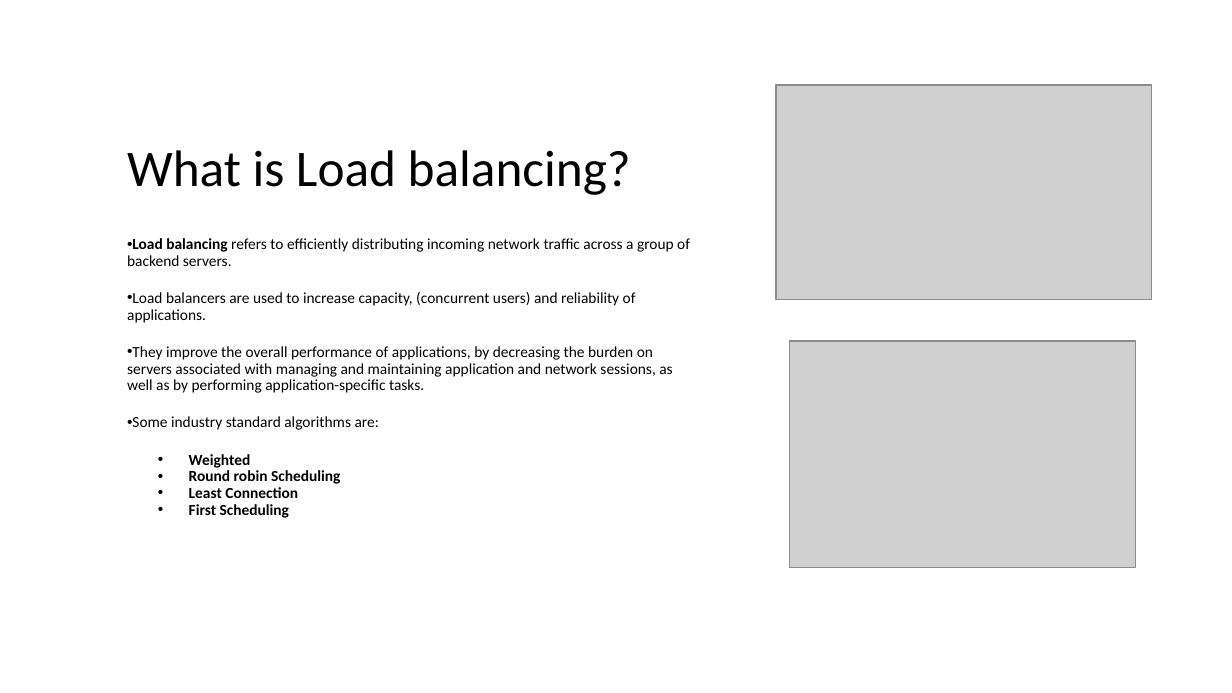
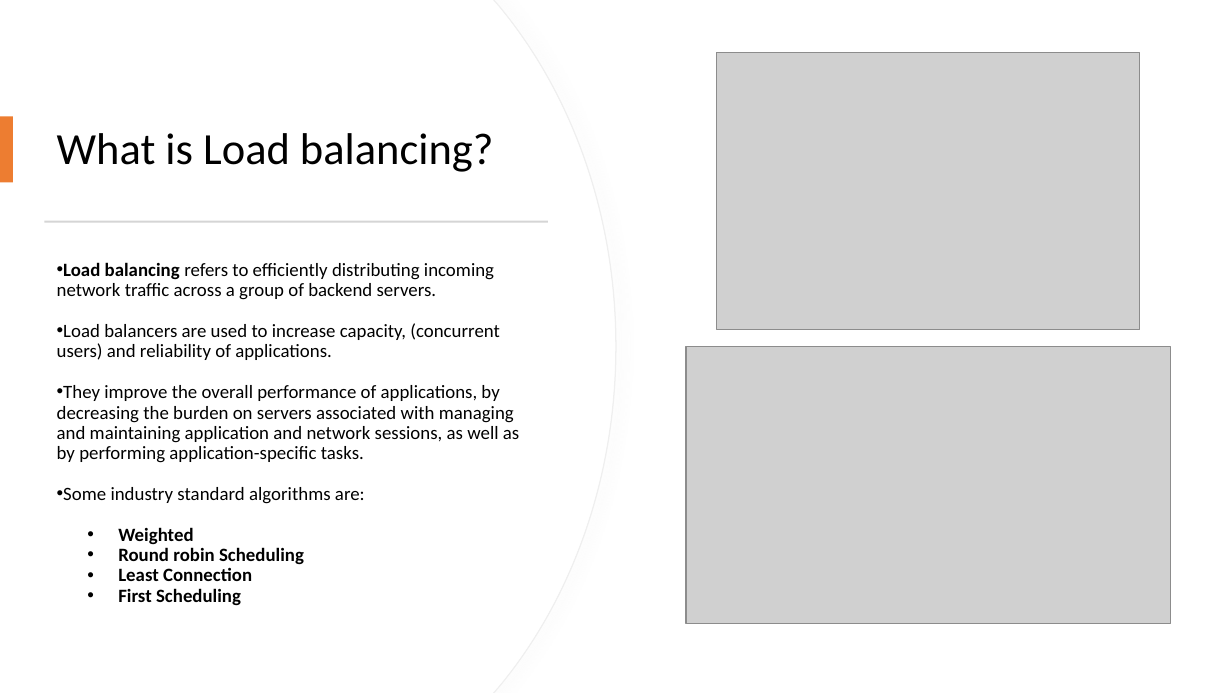
Before and after one commit to IlyaChakun/aws-iba-courses, a slide deck: slide 2 of lecture-materials/Compute/3-elb-asg/ELB.pptx. Drawn at 1232x693 pixels with LibreOffice and Linux fonts; fonts in the diff are those of the drawing; grey boxes stand for pictures. Boxes give left, top, right and bottom in pixels: in the first picture for what was removed or moved away, otherwise in the second. Text is boxed around its words. In the diff, an @@ line names an element or a change of style, - is before the commit and + after.

```diff
--- a/lecture-materials/Compute/3-elb-asg/ELB.pptx
+++ b/lecture-materials/Compute/3-elb-asg/ELB.pptx
@@ freeform shape added at bbox=[0, 0, 616, 692], fill #FFFFFF, outline #EFEFEF 0.75 pt @@
@@ freeform shape added at bbox=[0, 0, 615, 692], fill #FFFFFF @@
@@ picture: place and size @@
-picture at bbox=[790, 341, 1136, 568]
+picture at bbox=[717, 52, 1141, 329]
@@ title "What is Load balancing?": place and size @@
-title "What is Load balancing?" at bbox=[127, 150, 631, 195]
+title "What is Load balancing?" at bbox=[57, 133, 493, 172]
@@ title "What is Load balancing?" at bbox=[57, 133, 493, 172]: size 30 to 26 pt; vertical alignment bottom to middle @@
@@ rectangle added at bbox=[0, 116, 12, 182], fill #ED7D31 @@
@@ rectangle added at bbox=[44, 221, 548, 222], fill #D5D5D5 @@
@@ text "Load balancing refers to efficiently ...": place and size @@
-text "Load balancing refers to efficiently ..." at bbox=[127, 238, 690, 518]
+text "Load balancing refers to efficiently ..." at bbox=[57, 262, 519, 606]
@@ text "Load balancing refers to efficiently ..." at bbox=[57, 262, 519, 606]: size 9 to 11 pt @@
@@ picture: place and size @@
-picture at bbox=[776, 85, 1152, 299]
+picture at bbox=[686, 346, 1170, 623]
```
Also in this commit, not shown: 7 other files.
